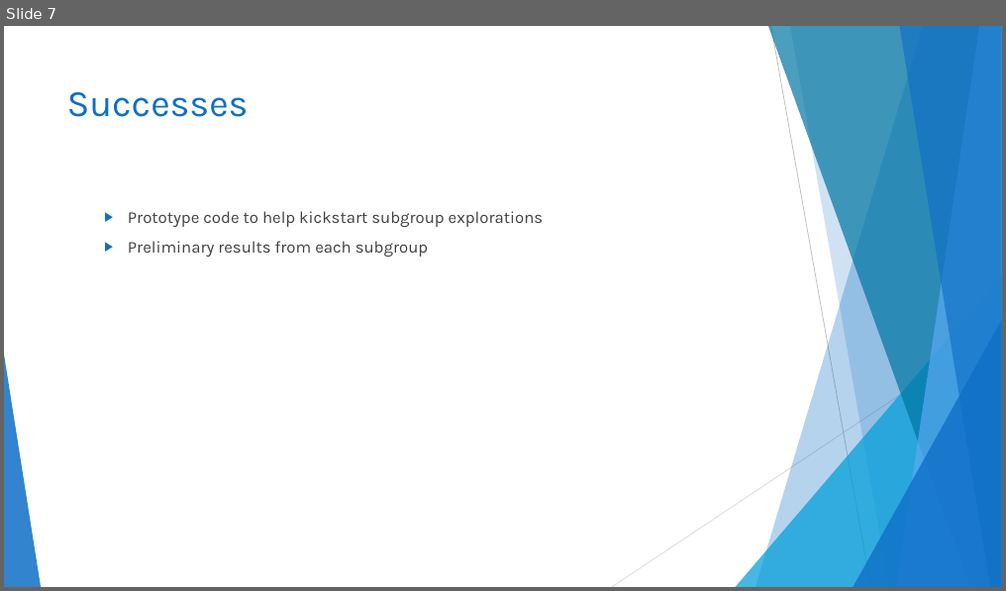
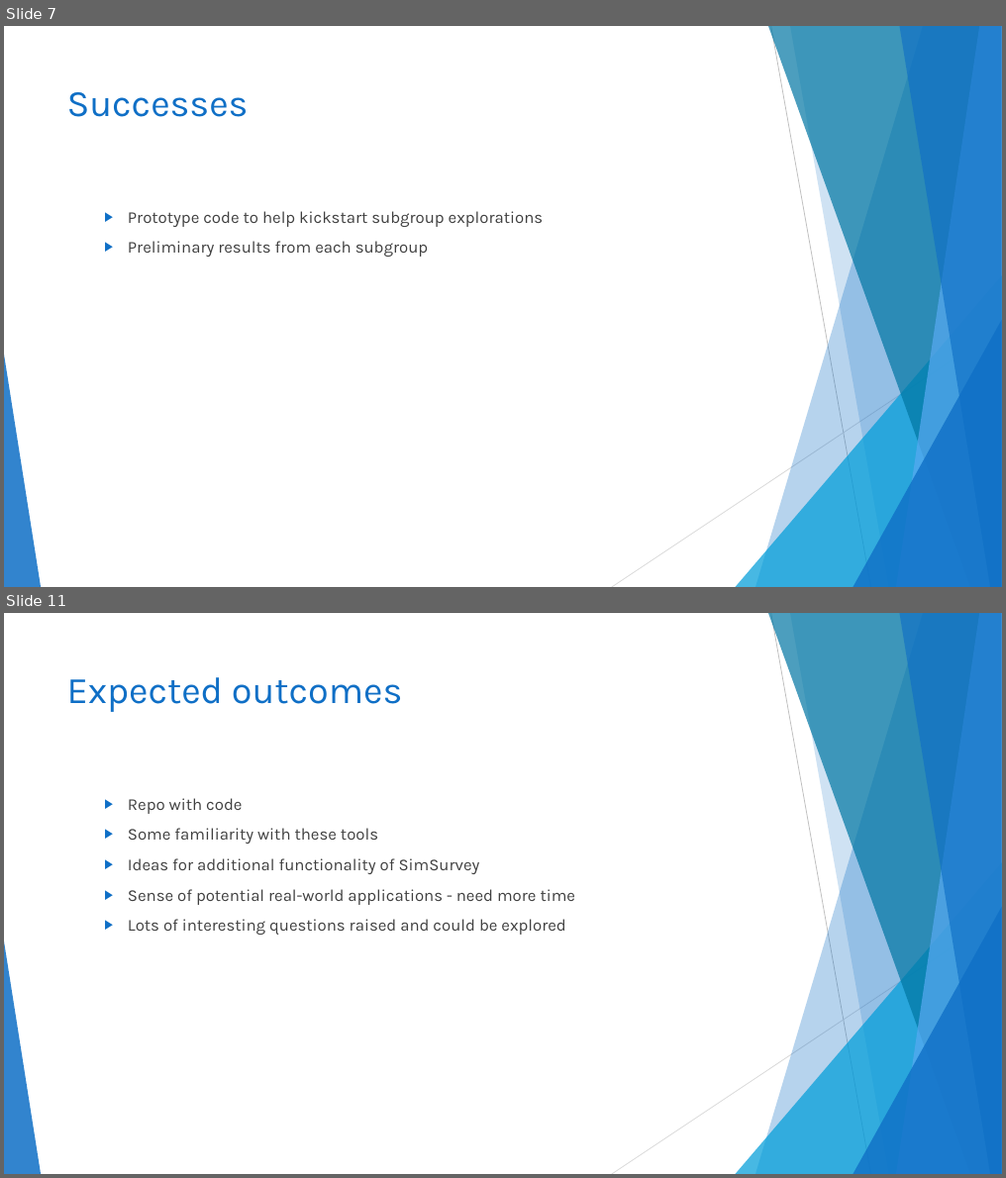
Before and after one commit to TESA-workshops/sim-geostat-survey, a slide deck: report/sim-geostat-survey-report.pptx. Shown one above the other, each under a label of ours: slide 7 before the commit, slides 7 and 11 after it; the slides between them are not shown. The pictures are 1006x591 and 1006x1178 pixels, drawn with LibreOffice and Linux fonts; fonts in the diff are those of the drawing. Boxes give left, top, right and bottom in pixels: in the first picture for what was removed or moved away, otherwise in the second. Text is boxed around its words. In the diff, an @@ line names an element or a change of style, - is before the commit and + after.

Commit message:
Add some expected outcomes

```diff
--- a/report/sim-geostat-survey-report.pptx
+++ b/report/sim-geostat-survey-report.pptx
@@ slide 11 added at [4, 613, 1002, 1174], background #FFFFFF; not listed: 10 template elements that a slide beside it also shows @@
@@ title added at [67, 677, 402, 712], 36 pt, text #0F6FC6 @@
+Expected outcomes
@@ text added at [128, 798, 576, 935], 16 pt, text #404040 @@
+  ▶ Repo with code
+  ▶ Some familiarity with these tools
+  ▶ Ideas for additional functionality of SimSurvey
+  ▶ Sense of potential real-world applications - need more time
+  ▶ Lots of interesting questions raised and could be explored
```
Also in this commit, not shown: 2 slides changed, 16 other slides added, 2 slides removed, 1 other file.
